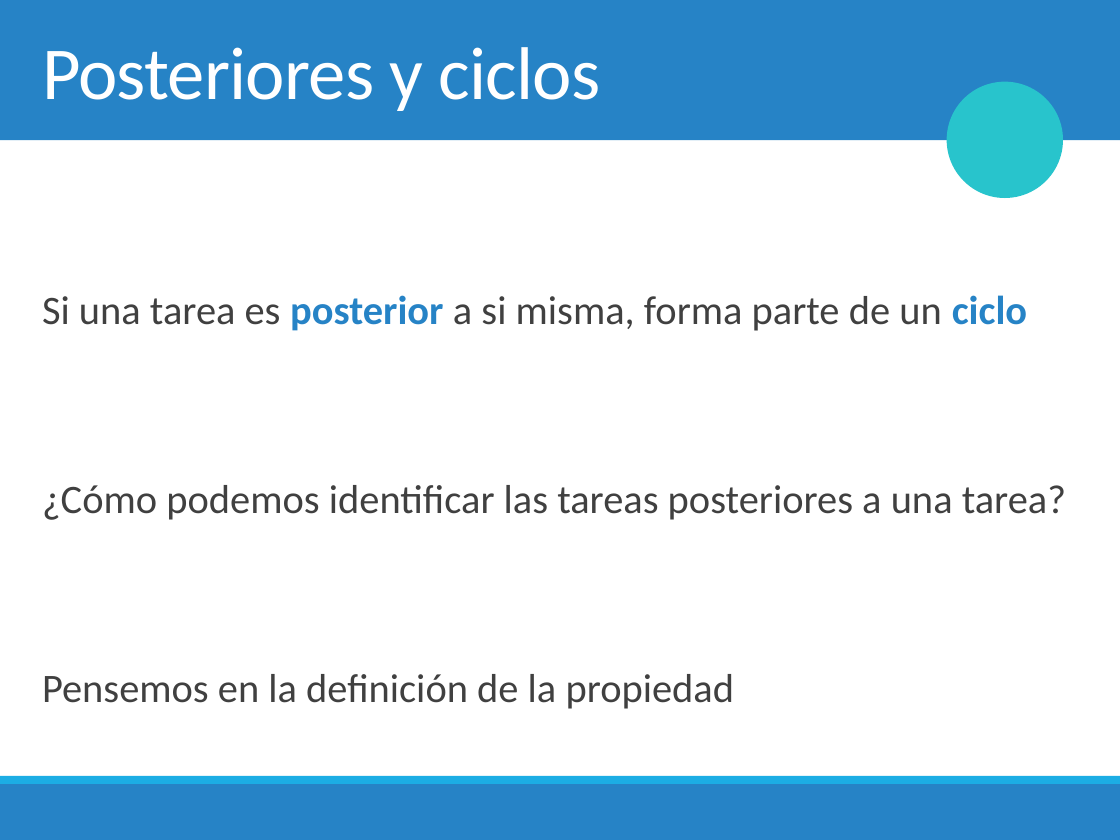
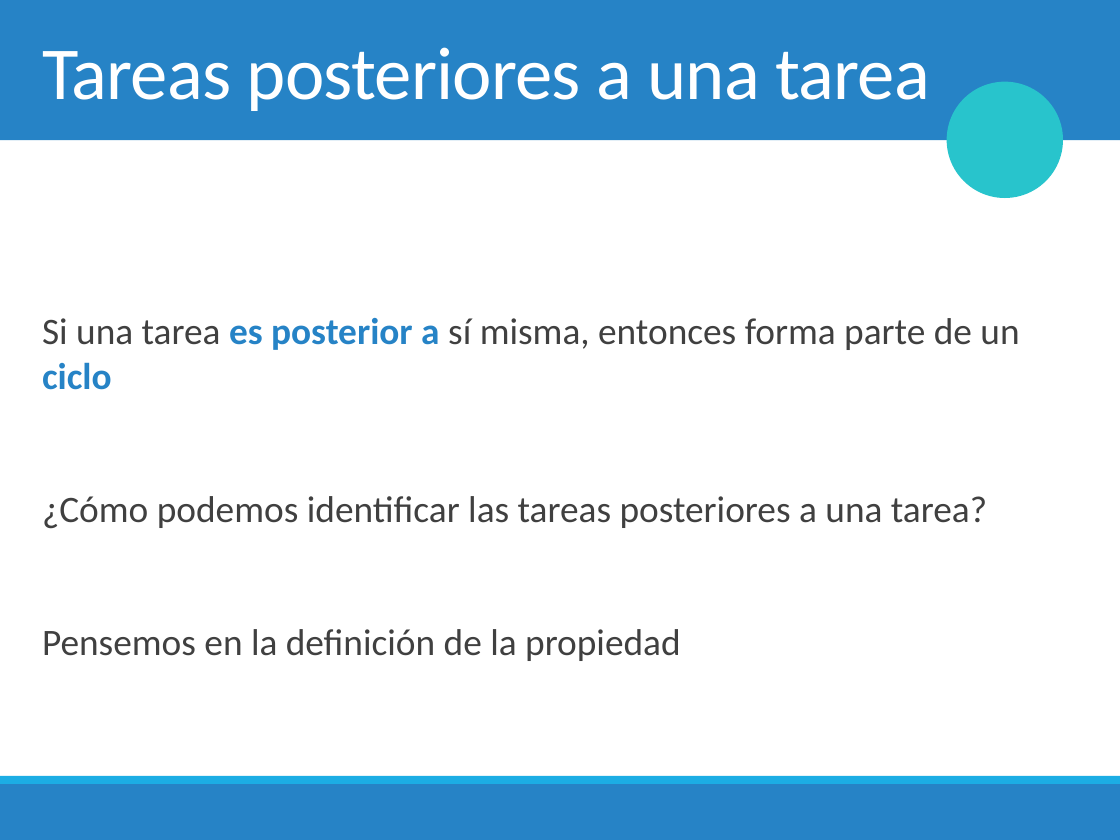
Before and after one commit to mplazadelosreyes/2018-2, a slide deck: slide 9 of Clases/13. Grafos & Depth First Search.pptx. Drawn at 1120x840 pixels with LibreOffice and Linux fonts; fonts in the diff are those of the drawing; background and template pictures are left out. Boxes give left, top, right and bottom in pixels: in the first picture for what was removed or moved away, otherwise in the second. Text is boxed around its words. In the diff, an @@ line names an element or a change of style, - is before the commit and + after.

```diff
--- a/Clases/13. Grafos & Depth First Search.pptx
+++ b/Clases/13. Grafos & Depth First Search.pptx
@@ title at (x1=42, y1=47, x2=930, y2=111): text changed @@
-Posteriores y ciclos
+Tareas posteriores a una tarea
@@ text at (x1=42, y1=318, x2=1019, y2=390): text changed; size 26 to 24 pt @@
-Si una tarea es posterior a si misma, forma parte de un ciclo
+Si una tarea es posterior a sí misma, entonces forma parte de un ciclo
@@ text at (x1=42, y1=496, x2=987, y2=661): size 26 to 24 pt in "¿Cómo podemos identificar las tareas posteriores a ...", "Pensemos en la definición de la propiedad"; line spacing 1.5 to 1 @@
```
Also in this commit, not shown: 41 other slides changed, 23 slides added, 1 slide removed, 5 other files.
